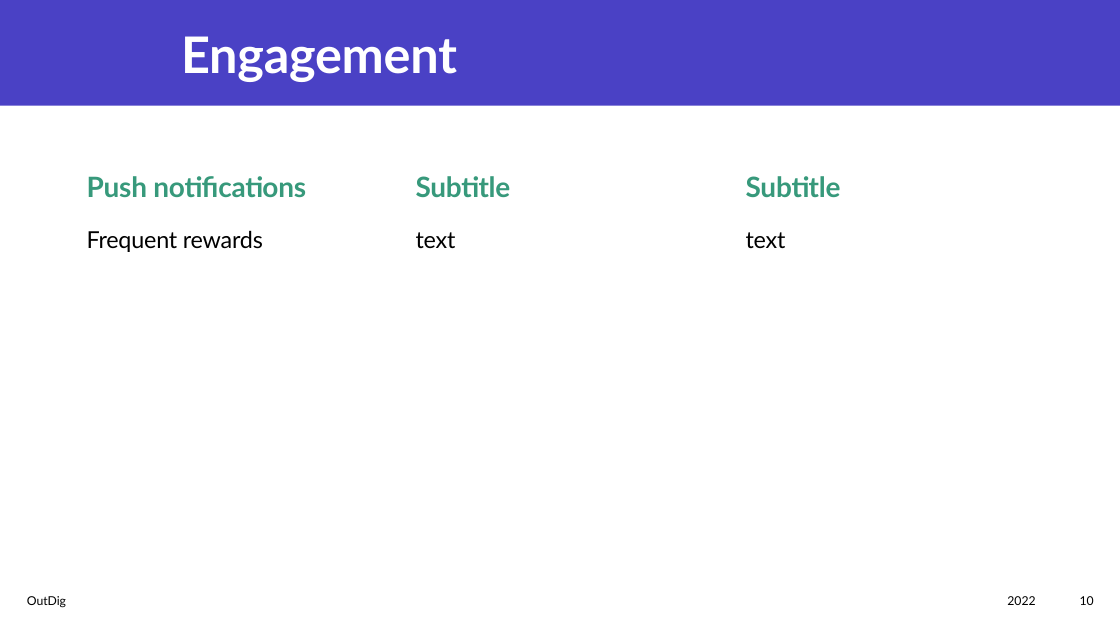
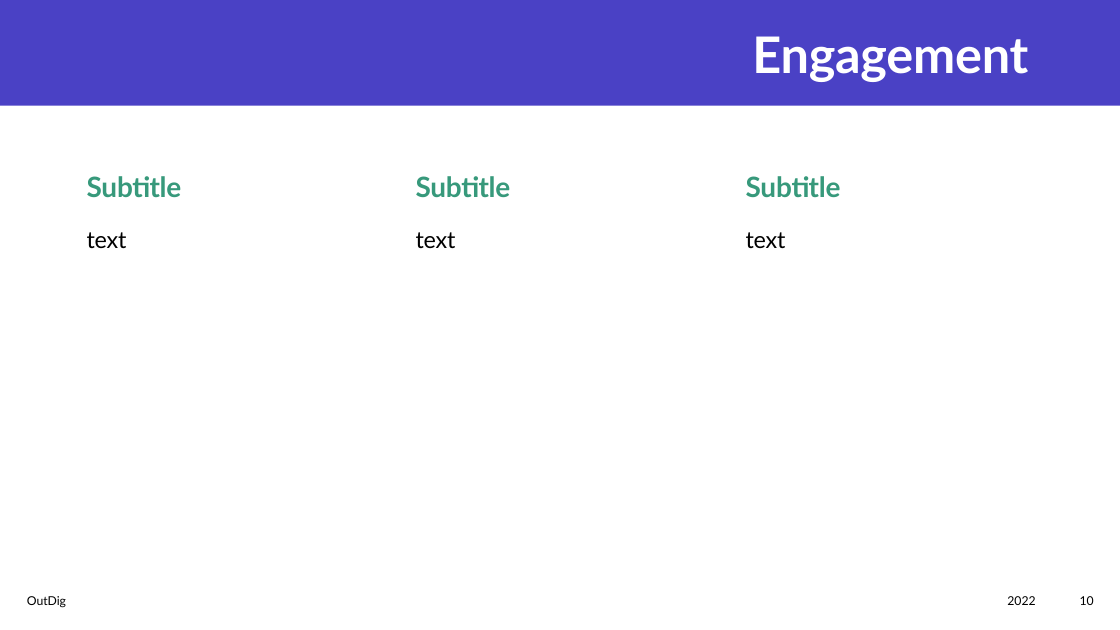
Before and after one commit to Joe34441/IndieDevPPT, a slide deck: slide 10 of CT6018 Joe Mason s4001719.pptx. Drawn at 1120x630 pixels with LibreOffice and Linux fonts; fonts in the diff are those of the drawing. Boxes give left, top, right and bottom in pixels: in the first picture for what was removed or moved away, otherwise in the second. Text is boxed around its words. In the diff, an @@ line names an element or a change of style, - is before the commit and + after.

```diff
--- a/CT6018 Joe Mason s4001719.pptx
+++ b/CT6018 Joe Mason s4001719.pptx
@@ title "Engagement" at bbox=[752, 36, 1028, 82]: alignment left to right @@
@@ text at bbox=[87, 176, 182, 197]: text changed @@
-Push notifications
+Subtitle
@@ text at bbox=[87, 232, 127, 248]: text changed @@
-Frequent rewards
+text
```
Also in this commit, not shown: 9 other slides changed.
